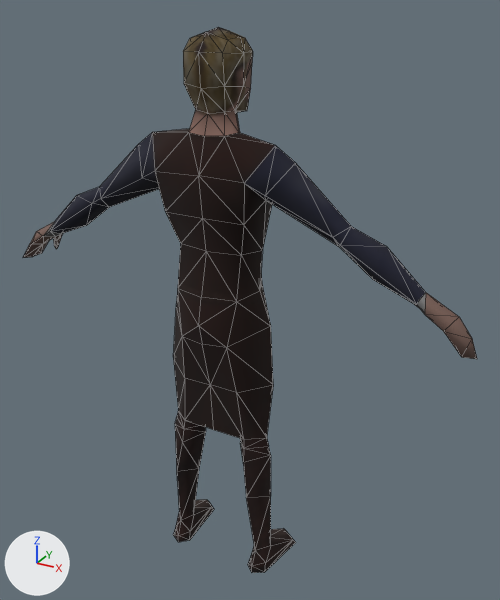
An edit to the glTF model godot/assets/psx-characters/peasant_blonde.glb, drawn before and after from the same camera.
Rendered twice from a 50 mm lens placed at (1.058, -1.748, 1.886), pointed at (0.059, 0.069, 0.978). Arrows for +X, +Y and +Z are at lower left; the lights stay in place. The older version comes first. Mesh edges are drawn as thin lines. Where no turn or scale is listed for an object, it has been applied to the vertices. Vertices at exactly the same position are counted once.

In view in the first picture: 'Peasant2'.
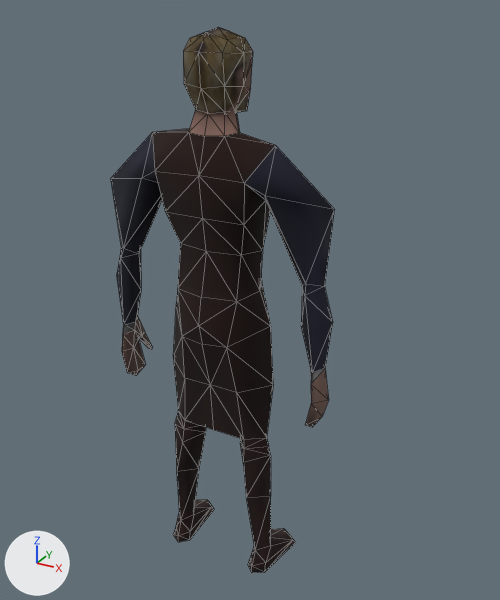
Pixel boxes [x1, y1, x2, y2] of what changed, in the pictures (500 x 600 px; the box of a moved part takes in the faces that stretch with it):
'Peasant2', reshaped (51% narrower)
    before: [23, 27, 477, 573]
    after: [111, 27, 335, 573]
part 1 of me_humanoidbase_notoverlapping_005, moved or reshaped
    before: [23, 133, 159, 258]
    after: [111, 133, 162, 375]
part 2 of me_humanoidbase_notoverlapping_005, moved or reshaped
    before: [265, 146, 477, 359]
    after: [265, 146, 335, 427]

Diff of the bpy script that builds the scene:
```diff
--- a/godot/assets/psx-characters/peasant_blonde.glb.py
+++ b/godot/assets/psx-characters/peasant_blonde.glb.py
@@ me_humanoidbase_notoverlapping_005 @@
 # used by ob_peasant2; location = (0.002, -0.03, 0.0)
-me_humanoidbase_notoverlapping_005.from_pydata(...)  # 242 vertices, 478 faces; spans x -0.81..0.8, y -0.12..0.18, z 0.0..1.81
+me_humanoidbase_notoverlapping_005.from_pydata(...)  # 242 vertices, 478 faces; spans x -0.39..0.39, y -0.12..0.18, z 0.0..1.81
+# me_humanoidbase_notoverlapping_005 part 1: all 29 vertices in x -0.81..-0.27, y -0.07..0.05, z 1.01..1.47 are turned -52.8 degrees about the y axis through their middle, then moved by (0.17, 0.0, -0.24)
+# me_humanoidbase_notoverlapping_005 part 2: all 29 vertices in x 0.26..0.8, y -0.07..0.05, z 1.01..1.47 are turned 52.6 degrees about the y axis through their middle, then moved by (-0.17, 0.0, -0.24)
 me_humanoidbase_notoverlapping_005.materials.append(mat_humanoid_notoverlapping_001)
```
